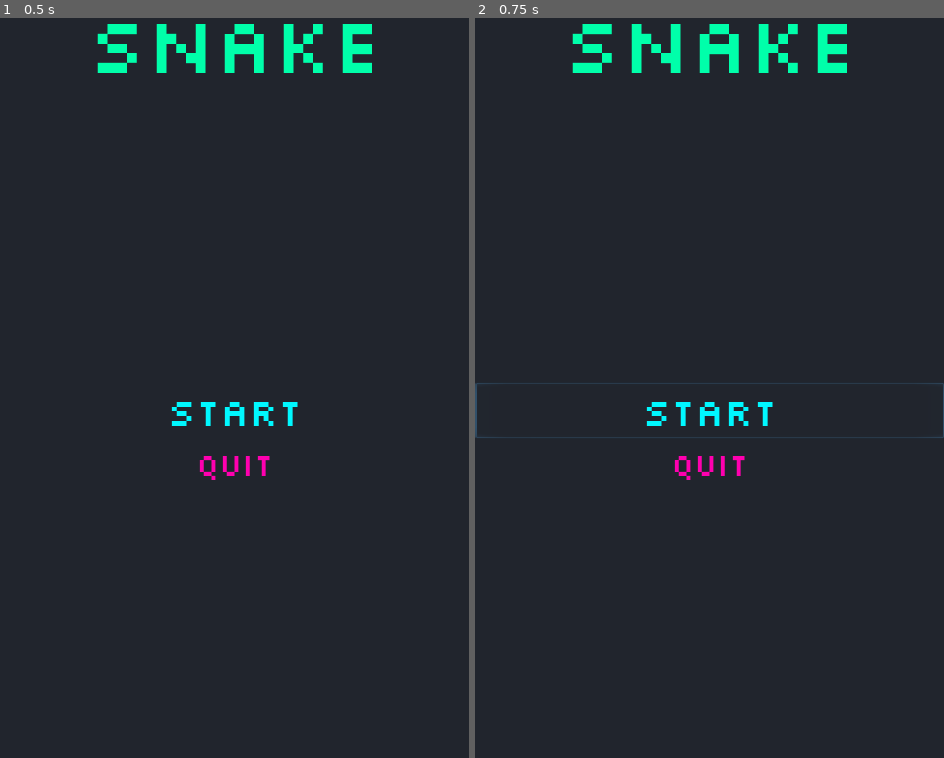
Above: before the commit, frames 1-2 (left to right).
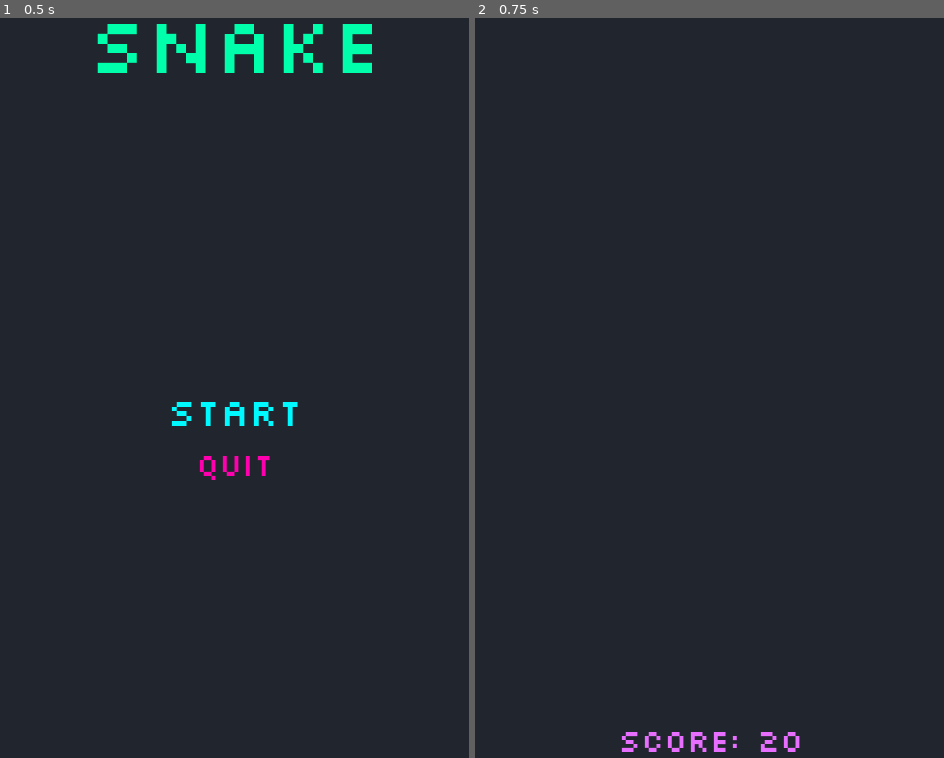
Above: after the commit, the same moments.

Repository: Gepsonka/MobileDev-Snake
Game: Godot game, scene res://MainMenu.tscn
Two runs of this game, one before a commit and one after it. Both use one fixed random seed, a clock stepped at 60 frames per second and the inputs below. Before the commit the project starts from res://Game.tscn.
Inputs:
- Up to frame 1 (0.5 s): no input
- Up to frame 2 (0.75 s): click "Start" at 0.5 s

Frame 1 is identical in both runs. In frame 2, 3.0% of the frame differs, in the area x 0-100%, y 0-100%.

Commit message:
game scene

Diff:
--- a/Game.tscn
+++ b/Game.tscn
@@ -1,71 +1,26 @@
-[gd_scene load_steps=5 format=2]
+[gd_scene load_steps=3 format=2]
 
-[ext_resource path="res://Silkscreen-Regular.ttf" type="DynamicFontData" id=1]
-
-[sub_resource type="DynamicFont" id=1]
-size = 100
-font_data = ExtResource( 1 )
+[sub_resource type="DynamicFontData" id=1]
+font_path = "res://Silkscreen-Regular.ttf"
 
 [sub_resource type="DynamicFont" id=2]
-size = 50
-outline_color = Color( 0, 0, 0, 1 )
-font_data = ExtResource( 1 )
+size = 40
+font_data = SubResource( 1 )
 
-[sub_resource type="DynamicFont" id=4]
-size = 40
-font_data = ExtResource( 1 )
+[node name="Node2D" type="Node2D"]
 
-[node name="Game" type="Node2D"]
-
-[node name="Background" type="Node2D" parent="."]
-
-[node name="ColorRect" type="ColorRect" parent="Background"]
+[node name="ColorRect" type="ColorRect" parent="."]
 margin_right = 600.0
 margin_bottom = 1024.0
 color = Color( 0.133333, 0.14902, 0.180392, 1 )
 
-[node name="UI" type="Node2D" parent="."]
-
-[node name="Label" type="Label" parent="UI"]
+[node name="Label" type="Label" parent="."]
+margin_top = 928.0
 margin_right = 600.0
-margin_bottom = 90.0
-input_pass_on_modal_close_click = false
-size_flags_horizontal = 3
-custom_colors/font_color = Color( 0, 1, 0.670588, 1 )
-custom_fonts/font = SubResource( 1 )
-text = "Snake"
+margin_bottom = 988.0
+grow_horizontal = 2
+custom_colors/font_color = Color( 0.909804, 0.435294, 1, 1 )
+custom_fonts/font = SubResource( 2 )
+text = "Score: 20"
 align = 1
 valign = 1
-uppercase = true
-
-[node name="Buttons" type="Node2D" parent="UI"]
-
-[node name="VBoxContainer" type="VBoxContainer" parent="UI/Buttons"]
-margin_top = 500.0
-margin_right = 600.0
-margin_bottom = 633.0
-
-[node name="Start" type="Button" parent="UI/Buttons/VBoxContainer"]
-margin_right = 600.0
-margin_bottom = 71.0
-custom_colors/font_color = Color( 0, 0.976471, 1, 1 )
-custom_colors/font_color_hover = Color( 0, 0.976471, 1, 1 )
-custom_colors/font_color_pressed = Color( 0.596078, 0.988235, 1, 1 )
-custom_fonts/font = SubResource( 2 )
-text = "Start"
-flat = true
-
-[node name="Quit" type="Button" parent="UI/Buttons/VBoxContainer"]
-margin_top = 75.0
-margin_right = 600.0
-margin_bottom = 133.0
-custom_colors/font_color = Color( 1, 0, 0.690196, 1 )
-custom_colors/font_color_hover = Color( 1, 0, 0.690196, 1 )
-custom_colors/font_color_pressed = Color( 1, 0.984314, 0, 1 )
-custom_fonts/font = SubResource( 4 )
-text = "Quit"
-flat = true
-
-[node name="Score" type="Node2D" parent="."]
-
-[node name="Buttons" type="Node2D" parent="."]
--- /dev/null
+++ b/MainMenu.tscn
@@ -0,0 +1,71 @@
+[gd_scene load_steps=7 format=2]
+
+[ext_resource path="res://Start.gd" type="Script" id=1]
+[ext_resource path="res://Silkscreen-Regular.ttf" type="DynamicFontData" id=2]
+[ext_resource path="res://Quit.gd" type="Script" id=3]
+
+[sub_resource type="DynamicFont" id=1]
+size = 100
+font_data = ExtResource( 2 )
+
+[sub_resource type="DynamicFont" id=2]
+size = 50
+outline_color = Color( 0, 0, 0, 1 )
+font_data = ExtResource( 2 )
+
+[sub_resource type="DynamicFont" id=4]
+size = 40
+font_data = ExtResource( 2 )
+
+[node name="MainMenu" type="Node2D"]
+
+[node name="Background" type="Node2D" parent="."]
+
+[node name="ColorRect" type="ColorRect" parent="Background"]
+margin_right = 600.0
+margin_bottom = 1024.0
+color = Color( 0.133333, 0.14902, 0.180392, 1 )
+
+[node name="UI" type="Node2D" parent="."]
+
+[node name="Label" type="Label" parent="UI"]
+margin_right = 600.0
+margin_bottom = 90.0
+input_pass_on_modal_close_click = false
+size_flags_horizontal = 3
+custom_colors/font_color = Color( 0, 1, 0.670588, 1 )
+custom_fonts/font = SubResource( 1 )
+text = "Snake"
+align = 1
+valign = 1
+uppercase = true
+
+[node name="Buttons" type="Node2D" parent="UI"]
+
+[node name="VBoxContainer" type="VBoxContainer" parent="UI/Buttons"]
+margin_top = 500.0
+margin_right = 600.0
+margin_bottom = 633.0
+
+[node name="Start" type="Button" parent="UI/Buttons/VBoxContainer"]
+margin_right = 600.0
+margin_bottom = 71.0
+custom_colors/font_color = Color( 0, 0.976471, 1, 1 )
+custom_colors/font_color_hover = Color( 0, 0.976471, 1, 1 )
+custom_colors/font_color_pressed = Color( 0.596078, 0.988235, 1, 1 )
+custom_fonts/font = SubResource( 2 )
+text = "Start"
+flat = true
+script = ExtResource( 1 )
+
+[node name="Quit" type="Button" parent="UI/Buttons/VBoxContainer"]
+margin_top = 75.0
+margin_right = 600.0
+margin_bottom = 133.0
+custom_colors/font_color = Color( 1, 0, 0.690196, 1 )
+custom_colors/font_color_hover = Color( 1, 0, 0.690196, 1 )
+custom_colors/font_color_pressed = Color( 1, 0.984314, 0, 1 )
+custom_fonts/font = SubResource( 4 )
+text = "Quit"
+flat = true
+script = ExtResource( 3 )
--- /dev/null
+++ b/Quit.gd
@@ -0,0 +1,19 @@
+extends Button
+
+
+# Declare member variables here. Examples:
+# var a = 2
+# var b = "text"
+
+func _physics_process(delta: float):
+	if is_pressed():
+		get_tree().quit()
+
+# Called when the node enters the scene tree for the first time.
+func _ready():
+	pass # Replace with function body.
+
+
+# Called every frame. 'delta' is the elapsed time since the previous frame.
+#func _process(delta):
+#	pass
--- /dev/null
+++ b/Start.gd
@@ -0,0 +1,18 @@
+extends Button
+
+
+# Declare member variables here. Examples:
+# var a = 2
+# var b = "text"
+
+func _pressed():
+	get_tree().change_scene("res://Game.tscn");
+
+# Called when the node enters the scene tree for the first time.
+func _ready():
+	pass # Replace with function body.
+
+
+# Called every frame. 'delta' is the elapsed time since the previous frame.
+#func _process(delta):
+#	pass
--- a/project.godot
+++ b/project.godot
@@ -11,7 +11,7 @@
 [application]
 
 config/name="MobileDev"
-run/main_scene="res://Game.tscn"
+run/main_scene="res://MainMenu.tscn"
 config/icon="res://icon.png"
 
 [display]
